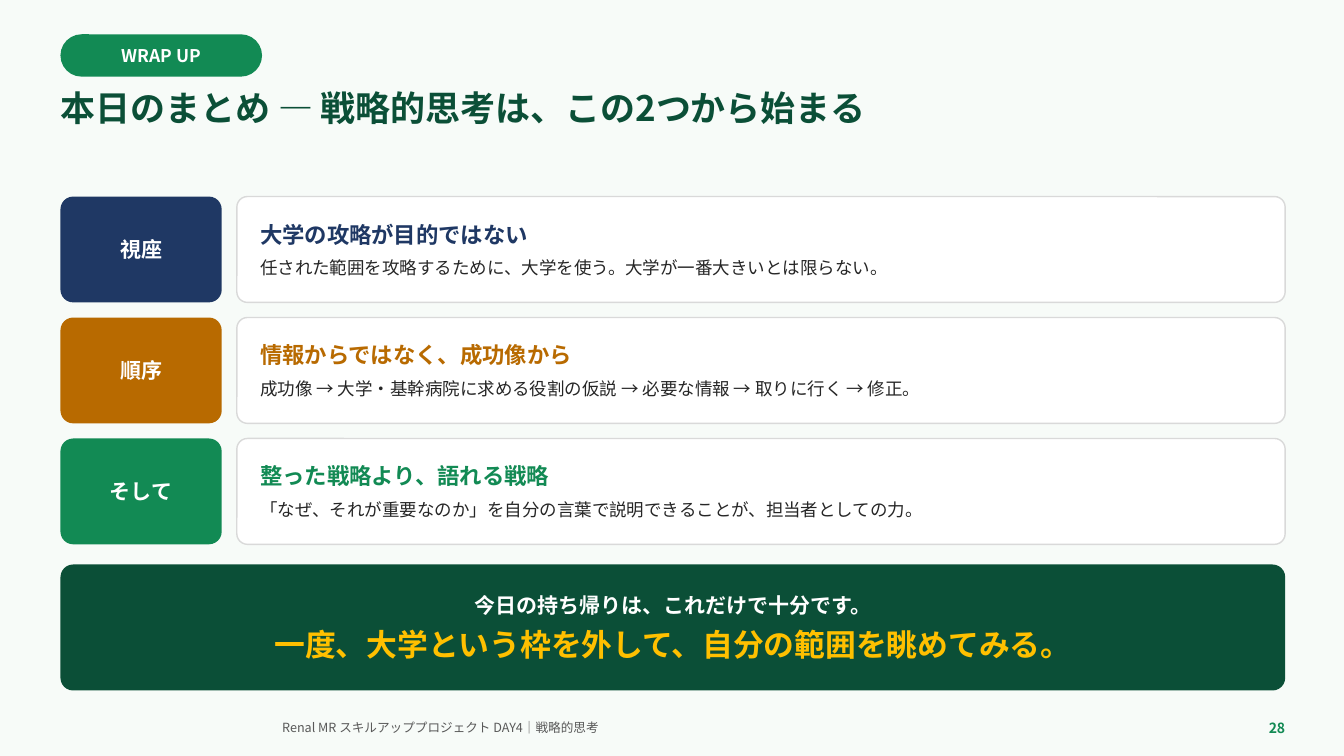
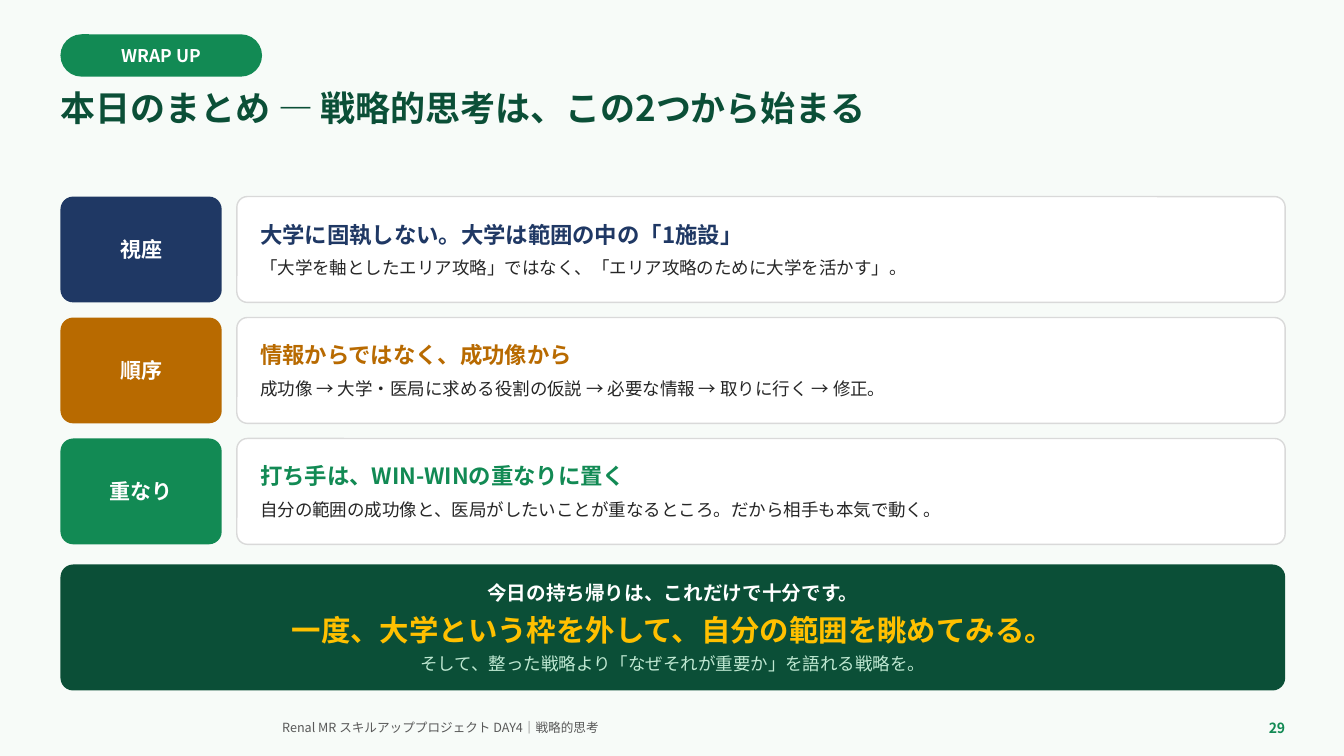
Before and after one commit to TAKUYA-1187/Claude, a slide deck: slide 29 of novartis_training/DAY4_ちょっと分かるだけで世界が変わる.pptx (slide 28 before the commit). Drawn at 1344x756 pixels with LibreOffice and Linux fonts; fonts in the diff are those of the drawing; background and template pictures are left out. Boxes give left, top, right and bottom in pixels: in the first picture for what was removed or moved away, otherwise in the second. Text is boxed around its words. In the diff, an @@ line names an element or a change of style, - is before the commit and + after.

```diff
--- a/novartis_training/DAY4_ちょっと分かるだけで世界が変わる.pptx
+++ b/novartis_training/DAY4_ちょっと分かるだけで世界が変わる.pptx
@@ text in rounded rectangle at [260,224,907,276]: text changed @@
-大学の攻略が目的ではない
-任された範囲を攻略するために、大学を使う。大学が一番大きいとは限らない。
+大学に固執しない。大学は範囲の中の「1施設」
+「大学を軸としたエリア攻略」ではなく、「エリア攻略のために大学を活かす」。
@@ text in rounded rectangle at [260,380,885,397]: text changed @@
-成功像 → 大学・基幹病院に求める役割の仮説 → 必要な情報 → 取りに行く → 修正。
+成功像 → 大学・医局に求める役割の仮説 → 必要な情報 → 取りに行く → 修正。
@@ text in rounded rectangle at [260,465,941,518]: text changed @@
-整った戦略より、語れる戦略
-「なぜ、それが重要なのか」を自分の言葉で説明できることが、担当者としての力。
+打ち手は、WIN-WINの重なりに置く
+自分の範囲の成功像と、医局がしたいことが重なるところ。だから相手も本気で動く。
@@ text in rounded rectangle at [110,481,173,501]: text changed @@
-そして
+重なり
@@ text in rounded rectangle at [292,583,1054,644]: size 15 to 14 pt in "今日の持ち帰りは、これだけで十分です。"; size 22 to 21 pt in "一度、大学という枠を外して、自分の範囲を眺めてみる。"; less space between paragraphs; more space between paragraphs @@
@@ text in rounded rectangle at [420,655,925,672]: paragraph added @@
+そして、整った戦略より「なぜそれが重要か」を語れる戦略を。
```
Also in this commit, not shown: 19 other slides changed, 1 slide added, 2 other files.
